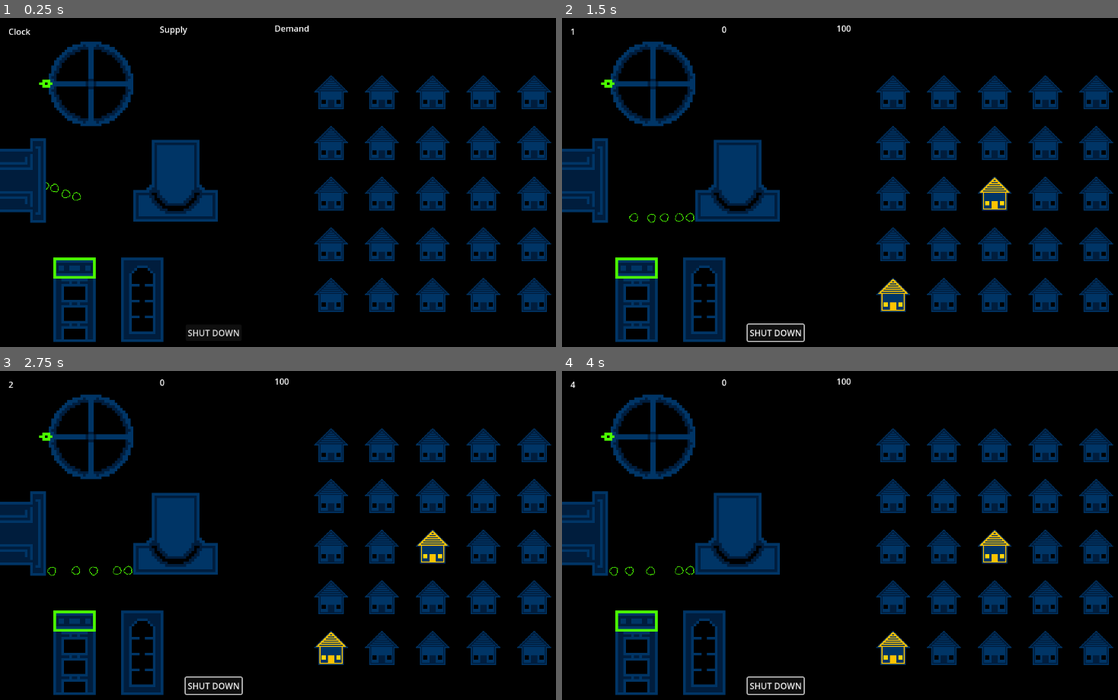
Above: before the commit, frames 1-4 (two rows, left to right).
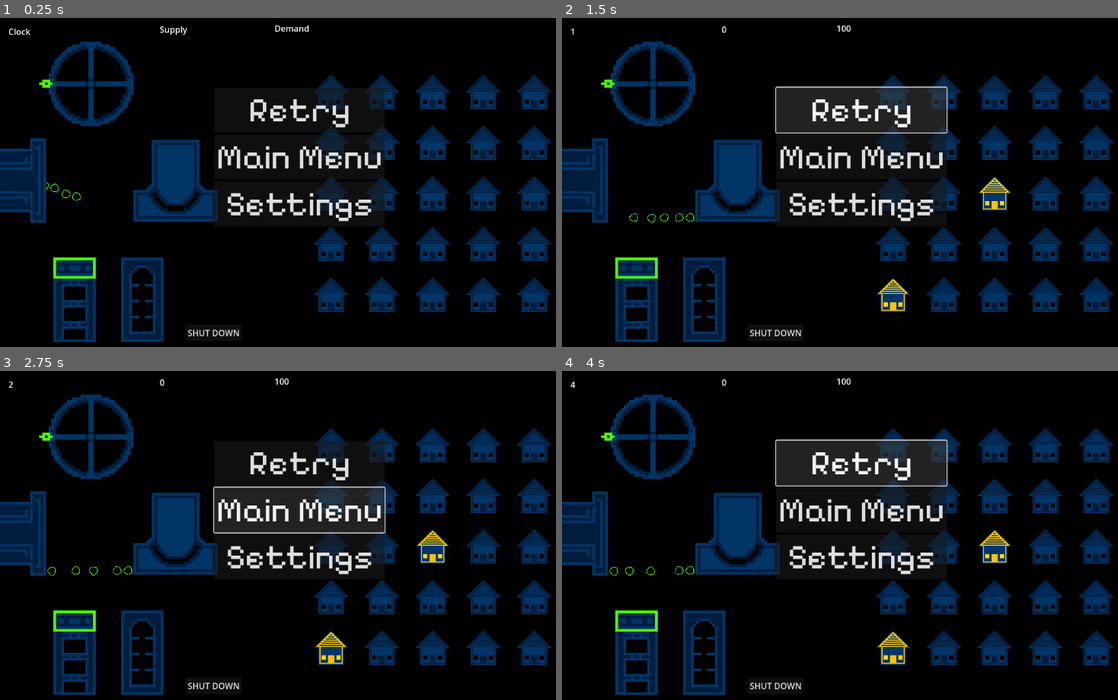
Above: after the commit, the same moments.

Repository: CWmain/BigModeGameJam2025
Game: Godot game, scene res://Levels/main_scene.tscn
The game is run twice, just before and just after one commit, with the same random seed, the same clock (stepped at 60 frames per second) and the same inputs.
Inputs (mouse positions are in pixels of both pictures, inside the frame that each line leads up to):
- Up to frame 1 (0.25 s): no input
- Up to frame 2 (1.5 s): click "SHUT DOWN" at 0.5 s; click (862, 110) at 1.25 s, where only the run after the commit has a clickable "Retry"
- Up to frame 3 (2.75 s): click (300, 509) at 2 s, where only the run after the commit has a clickable "Main Menu"
- Up to frame 4 (4 s): click (862, 558) at 2.75 s, where only the run after the commit has a clickable "Settings"; click (862, 463) at 3.5 s, where only the run after the commit has a clickable "Retry"

The runs differ from the first frame. In frame 1, 3.2% of the frame differs, in the area x 38-70%, y 21-62%; in frame 2, 6.9%, in the area x 33-70%, y 20-99%; in frame 3, 6.6%; in frame 4, 6.9%.

Commit message:
Installed new font, Pixelify Sans

Diff:
--- a/Levels/main_scene.tscn
+++ b/Levels/main_scene.tscn
@@ -9,6 +9,7 @@
 [ext_resource type="PackedScene" uid="uid://n015st5crxns" path="res://Objects/Wheel/wheel_scene.tscn" id="10_2us4h"]
 [ext_resource type="PackedScene" uid="uid://cml6fxx0w4vff" path="res://Objects/CoalStuff/coal_generator.tscn" id="10_gfq1h"]
 [ext_resource type="PackedScene" uid="uid://bq0k0l560vl0q" path="res://Objects/Reactor/reactor_scene.tscn" id="10_pvuu1"]
+[ext_resource type="PackedScene" uid="uid://64sh36xwdjgq" path="res://UI/GameOver/game_over_screen.tscn" id="11_pj7hf"]
 [ext_resource type="PackedScene" uid="uid://dm5gydgxbfesa" path="res://Objects/CoalStuff/coal_dispenser.tscn" id="11_uyeec"]
 
 [sub_resource type="WorldBoundaryShape2D" id="WorldBoundaryShape2D_ae6m6"]
@@ -73,3 +74,5 @@
 
 [node name="ReactorScene" parent="." instance=ExtResource("10_pvuu1")]
 position = Vector2(141, 534)
+
+[node name="GameOverScreen" parent="." instance=ExtResource("11_pj7hf")]
--- a/UI/GameOver/game_over_screen.tscn
+++ b/UI/GameOver/game_over_screen.tscn
@@ -1,4 +1,10 @@
-[gd_scene format=3 uid="uid://64sh36xwdjgq"]
+[gd_scene load_steps=3 format=3 uid="uid://64sh36xwdjgq"]
+
+[ext_resource type="FontFile" uid="uid://vhgmniwlai3w" path="res://Fonts/PixelifySans-VariableFont_wght.ttf" id="1_iivvt"]
+
+[sub_resource type="Theme" id="Theme_nkkt2"]
+default_font = ExtResource("1_iivvt")
+default_font_size = 64
 
 [node name="GameOverScreen" type="Control"]
 layout_mode = 3
@@ -9,23 +15,23 @@
 offset_right = 1.0
 grow_horizontal = 2
 grow_vertical = 2
+theme = SubResource("Theme_nkkt2")
 
-[node name="VBoxContainer" type="VBoxContainer" parent="."]
+[node name="MenuItems" type="VBoxContainer" parent="."]
 layout_mode = 0
 offset_left = 404.0
 offset_top = 132.0
 offset_right = 444.0
 offset_bottom = 172.0
 
-[node name="Button" type="Button" parent="VBoxContainer"]
+[node name="Retry" type="Button" parent="MenuItems"]
 layout_mode = 2
-text = "Hello"
+text = "Retry"
 
-[node name="MenuButton" type="MenuButton" parent="VBoxContainer"]
+[node name="MainMenu" type="Button" parent="MenuItems"]
 layout_mode = 2
-text = "Hey"
-item_count = 2
-popup/item_0/text = "Hi"
-popup/item_0/id = 0
-popup/item_1/text = "World"
-popup/item_1/id = 1
+text = "Main Menu"
+
+[node name="Settings" type="Button" parent="MenuItems"]
+layout_mode = 2
+text = "Settings"
Binary file added: Fonts/PixelifySans-VariableFont_wght.ttf
Not shown, added: Fonts/PixelifySans-VariableFont_wght.ttf.import
Not shown: 1 places in Levels/main_scene.tscn that only renumber resources
